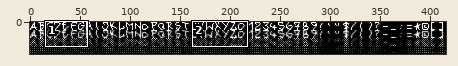
File history of a sprite sheet, outline_intro/res/childwrite_8x8.png. The picture above shows the old version from afar; the outline marks the close-up.
Close-up. First the earlier version:
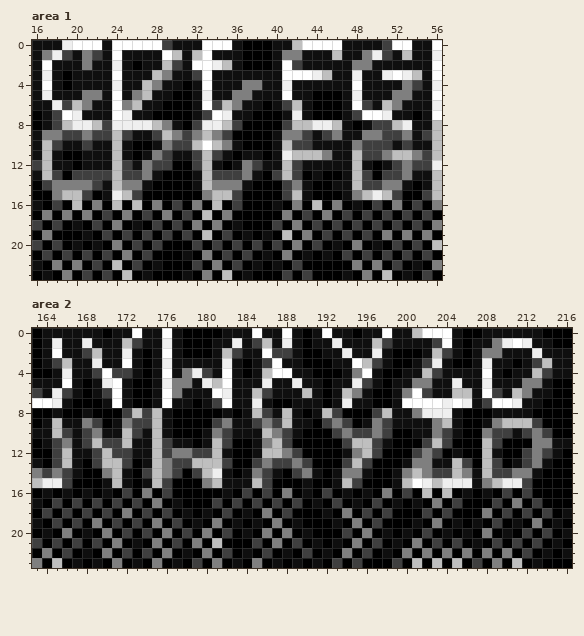
The file is 416x32 pixels. Shown: area 1: x 16..56, y 0..23; area 2: x 163..216, y 0..23. The commit also changed other parts of the picture, which this record leaves out.
And afterwards:
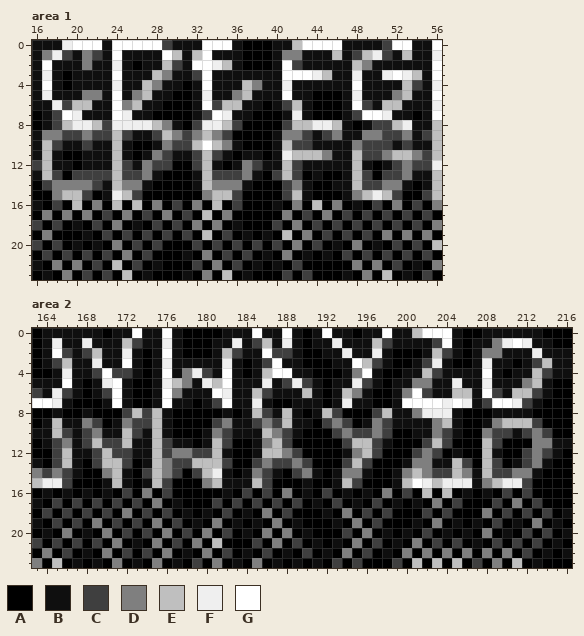
Palette (. is transparent): A #000000  B #0f0f0f  C #3f3f3f  D #7f7f7f  E #bfbfbf  F #efefef  G #ffffff
Edits made:
{"where": "area 1"}
{"y":1,"x":48,"old":"BD","new":"CE"}
{"y":2,"x":48,"old":"D","new":"E"}
{"y":4,"x":37,"old":"D","new":"E"}
{"y":4,"x":53,"old":"D","new":"E"}
{"y":5,"x":37,"old":"D","new":"E"}
{"y":5,"x":53,"old":"D","new":"E"}
{"y":6,"x":21,"old":"D","new":"E"}
{"y":6,"x":36,"old":"D","new":"E"}
{"y":6,"x":52,"old":"D","new":"E"}
{"where": "area 2"}
{"y":2,"x":166,"old":"B","new":"C"}
{"y":5,"x":177,"old":"D","new":"E"}
{"y":5,"x":188,"old":"B","new":"C"}
{"y":5,"x":190,"old":"B","new":"C"}
{"y":5,"x":213,"old":"D","new":"E"}
{"y":6,"x":212,"old":"DB","new":"EC"}
{"y":7,"x":212,"old":"B","new":"C"}
{"label":"changed","picture_box":[352,50,412,110]}
{"label":"changed","picture_box":[232,80,252,110]}
{"label":"changed","picture_box":[82,100,92,110]}
{"label":"changed","picture_box":[62,348,72,358]}
{"label":"changed","picture_box":[172,378,182,388]}
{"label":"changed","picture_box":[282,378,312,388]}
{"label":"changed","picture_box":[522,378,542,408]}
